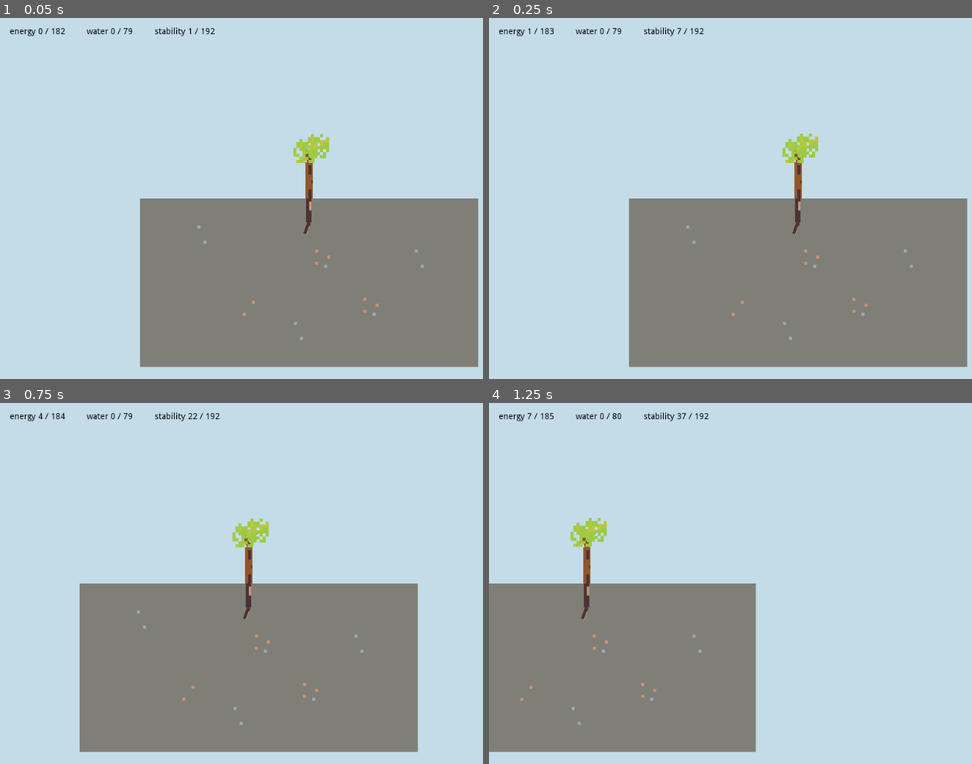
Above: before the commit, frames 1-4 (two rows, left to right).
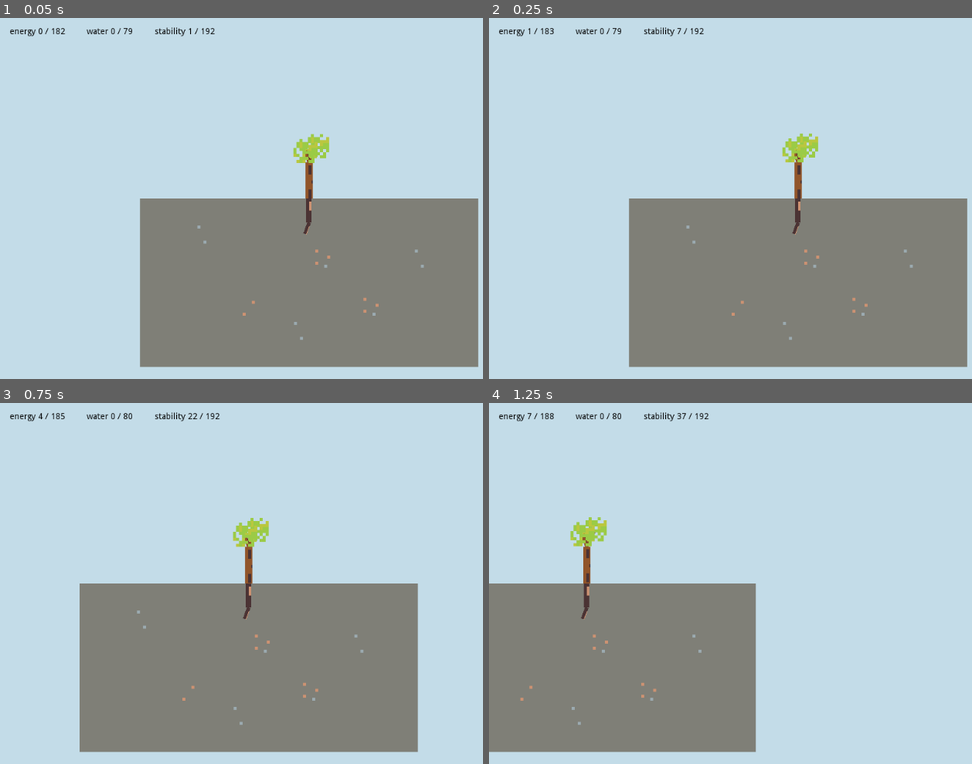
Above: after the commit, the same moments.

Repository: martindzejky/my-little-tree
Game: Godot game, scene res://scenes/main.tscn
Two runs of this game, one before a commit and one after it. Both use one fixed random seed, a clock stepped at 60 frames per second and the inputs below.
Inputs (mouse positions are in pixels of both pictures, inside the frame that each line leads up to):
- Up to frame 1 (0.05 s): no input
- Up to frame 2 (0.25 s): no input
- Up to frame 3 (0.75 s): tap Enter at 0.5 s; move the mouse to (309, 565) at 0.52 s; press the mouse at (309, 565) at 0.53 s; hold D (move_right) from 0.53 s (still down)
- Up to frame 4 (1.25 s): keep holding D (move_right)

Frame 1 is identical in both runs. In frame 2, less than 0.1% of the frame differs, in the area x 60-66%, y 33-41%; in frame 3, 0.2%, in the area x 12-56%, y 2-50%; in frame 4, 0.1%.

Commit message:
fix root placeholder angle clamping

Diff:
--- a/data/treeConstants.tres
+++ b/data/treeConstants.tres
@@ -12,12 +12,10 @@
 maxStabilityPerRoot = 10.0
 stabilityGainPerBranch = -0.2
 stabilityGainPerRoot = 2.0
-newRootThicknessMultiplier = 0.8
-parentRootThicknessMultiplier = 1.1
-minGrowthLength = 3.0
-maxGrowthLength = 10.0
+minGrowthLength = 4.0
+maxGrowthLength = 15.0
 maxGrowthAngle = 40.0
-maxBranchChildren = 2.0
+maxBranchChildren = 3.0
 minRotationDifference = 20.0
-branchGrowth = 0.3
-branchSpawnChance = 0.001
+branchGrowth = 0.24
+branchSpawnChance = 0.1
--- a/scripts/branchCollider.gd
+++ b/scripts/branchCollider.gd
@@ -16,7 +16,7 @@
         $shape.set_shape(shape)
 
 
-    shape.extents = Vector2(root.thickness / 2, root.length / 2)
+    shape.extents = Vector2(root.thickness / 2 + 1, root.length / 2 + 1)
 
 
 
--- a/scripts/growingBranch.gd
+++ b/scripts/growingBranch.gd
@@ -30,7 +30,7 @@
         chanceMultiplier = 0.8
 
     # small chance to spawn a new branch
-    if randf() < treeData.branchSpawnChance * chanceMultiplier:
+    if randf() < treeData.branchSpawnChance * chanceMultiplier / 1000:
         var newBranch = load(branchToSpawnFile).instance() as Branch
 
 
--- a/scripts/player/rootGrowth.gd
+++ b/scripts/player/rootGrowth.gd
@@ -38,10 +38,15 @@
         placeholder.global_rotation_degrees = rad2deg(targetDistance.angle()) - 90
 
         # clamp the rotation degrees to prevent sharp turns
-        while placeholder.rotation_degrees > 360:
+        if placeholder.rotation_degrees > 180:
             placeholder.rotation_degrees -= 360
+        if placeholder.rotation_degrees < -180:
+            placeholder.rotation_degrees += 360
 
         placeholder.rotation_degrees = clamp(placeholder.rotation_degrees, -treeData.maxGrowthAngle, treeData.maxGrowthAngle)
+
+        # prevent roots from growing upwards
+        placeholder.global_rotation_degrees = clamp(placeholder.global_rotation_degrees, -90, 90)
 
         placeholder.length = min(
             targetDistance.length(),
--- a/scripts/treeConstants.gd
+++ b/scripts/treeConstants.gd
@@ -19,8 +19,6 @@
 export(float) var stabilityGainPerRoot
 
 # ROOT GROWTH
-export(float) var newRootThicknessMultiplier
-export(float) var parentRootThicknessMultiplier
 export(float) var minGrowthLength
 export(float) var maxGrowthLength
 export(float) var maxGrowthAngle
